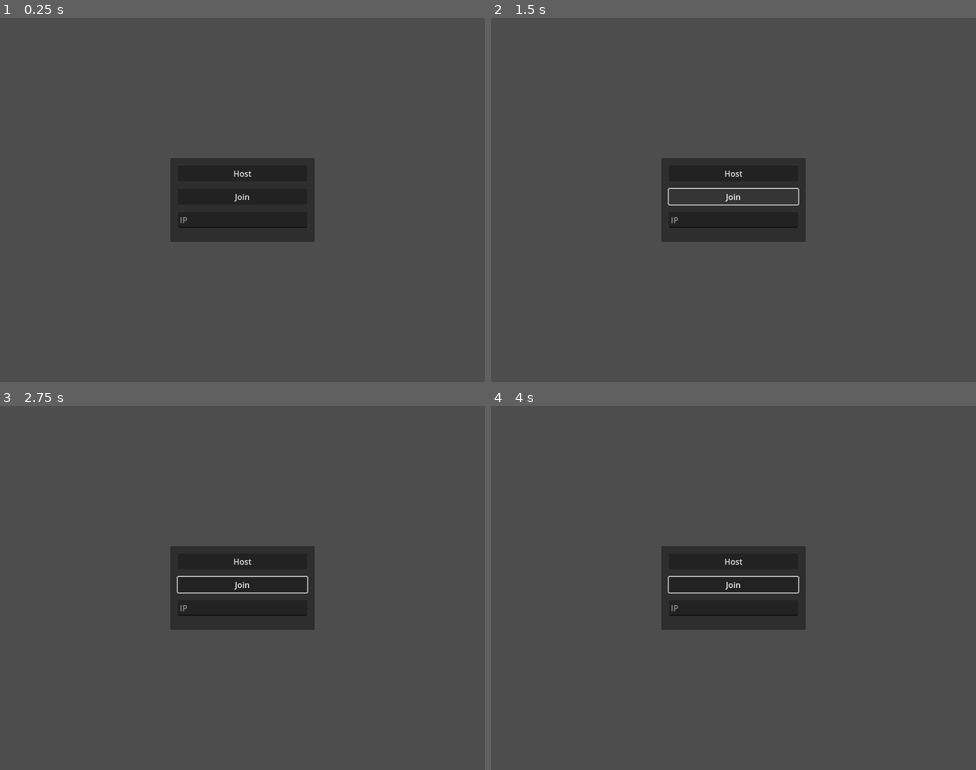
Above: before the commit, frames 1-4 (two rows, left to right).
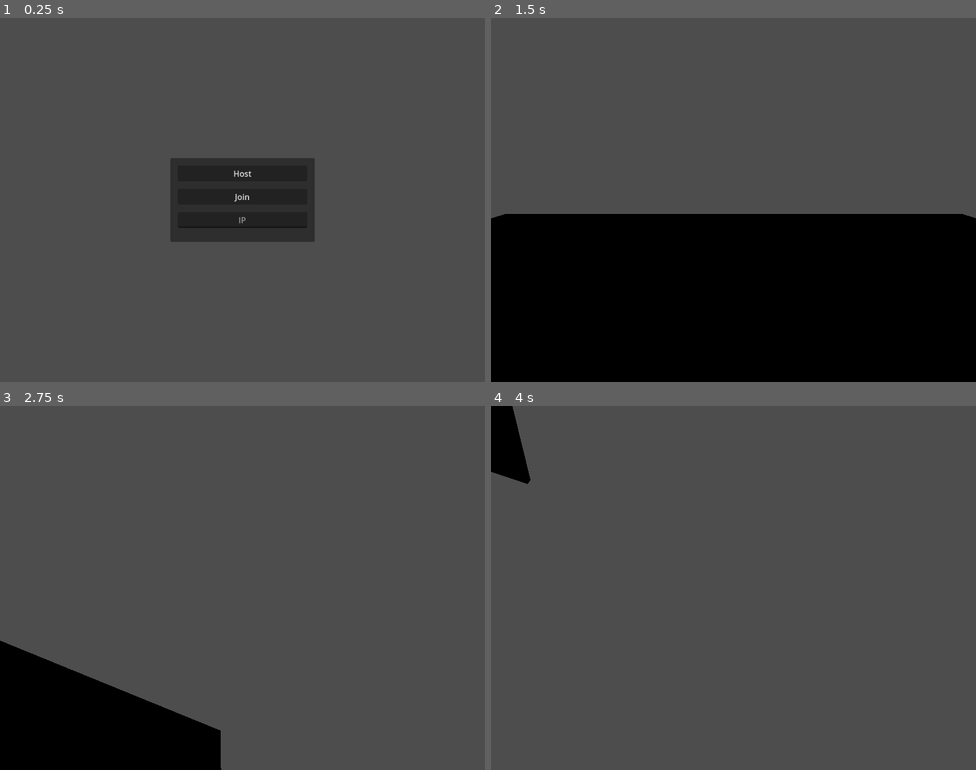
Above: after the commit, the same moments.

Repository: Leopc1977/NotCryOfFeaR
Game: Godot game, scene res://world/world.tscn
The game is run twice, just before and just after one commit, with the same random seed, the same clock (stepped at 60 frames per second) and the same inputs.
Inputs (mouse positions are in pixels of both pictures, inside the frame that each line leads up to):
- Up to frame 1 (0.25 s): no input
- Up to frame 2 (1.5 s): click "Host" at 0.5 s; click (733, 196) at 1.25 s, where only the run before the commit has a clickable "Join"
- Up to frame 3 (2.75 s): move the mouse to (349, 569) at 2.02 s; hold D (right, bound only after the commit) from 2.03 s (still down)
- Up to frame 4 (4 s): move the mouse to (636, 606) at 2.77 s; release D (right, bound only after the commit) at 2.78 s; hold S (down, bound only after the commit) 2.78-3.53 s; move the mouse to (782, 507) at 3.52 s; hold D (right, bound only after the commit) from 3.53 s (still down)

The runs differ from the first frame. In frame 1, less than 0.1% of the frame differs, in the area x 37-51%, y 54-57%; in frame 2, 49%, in the area x 0-100%, y 38-100%; in frame 3, 17%; in frame 4, 8.0%.

Commit message:
[FEAT]: Added basic multiplayer (Move)

Diff:
--- a/project.godot
+++ b/project.godot
@@ -42,6 +42,31 @@
 "events": [Object(InputEventKey,"resource_local_to_scene":false,"resource_name":"","device":-1,"window_id":0,"alt_pressed":false,"shift_pressed":false,"ctrl_pressed":false,"meta_pressed":false,"pressed":false,"keycode":82,"physical_keycode":0,"key_label":0,"unicode":114,"echo":false,"script":null)
 ]
 }
+quit={
+"deadzone": 0.5,
+"events": [Object(InputEventKey,"resource_local_to_scene":false,"resource_name":"","device":0,"window_id":0,"alt_pressed":false,"shift_pressed":false,"ctrl_pressed":false,"meta_pressed":false,"pressed":false,"keycode":0,"physical_keycode":4194305,"key_label":0,"unicode":0,"echo":false,"script":null)
+]
+}
+up={
+"deadzone": 0.5,
+"events": [Object(InputEventKey,"resource_local_to_scene":false,"resource_name":"","device":-1,"window_id":0,"alt_pressed":false,"shift_pressed":false,"ctrl_pressed":false,"meta_pressed":false,"pressed":false,"keycode":0,"physical_keycode":87,"key_label":0,"unicode":122,"echo":false,"script":null)
+]
+}
+down={
+"deadzone": 0.5,
+"events": [Object(InputEventKey,"resource_local_to_scene":false,"resource_name":"","device":-1,"window_id":0,"alt_pressed":false,"shift_pressed":false,"ctrl_pressed":false,"meta_pressed":false,"pressed":false,"keycode":0,"physical_keycode":83,"key_label":0,"unicode":115,"echo":false,"script":null)
+]
+}
+left={
+"deadzone": 0.5,
+"events": [Object(InputEventKey,"resource_local_to_scene":false,"resource_name":"","device":-1,"window_id":0,"alt_pressed":false,"shift_pressed":false,"ctrl_pressed":false,"meta_pressed":false,"pressed":false,"keycode":0,"physical_keycode":65,"key_label":0,"unicode":113,"echo":false,"script":null)
+]
+}
+right={
+"deadzone": 0.5,
+"events": [Object(InputEventKey,"resource_local_to_scene":false,"resource_name":"","device":-1,"window_id":0,"alt_pressed":false,"shift_pressed":false,"ctrl_pressed":false,"meta_pressed":false,"pressed":false,"keycode":0,"physical_keycode":68,"key_label":0,"unicode":100,"echo":false,"script":null)
+]
+}
 
 [rendering]
 
--- a/world/NetworkControl.gd
+++ /dev/null
@@ -1,11 +0,0 @@
-extends Control
-
-
-# Called when the node enters the scene tree for the first time.
-func _ready():
-	pass # Replace with function body.
-
-
-# Called every frame. 'delta' is the elapsed time since the previous frame.
-func _process(delta):
-	pass
--- /dev/null
+++ b/world/Player.gd
@@ -0,0 +1,51 @@
+extends CharacterBody3D
+
+@onready var camera = $Camera3D
+
+const SPEED = 10.0
+const JUMP_VELOCITY = 10.0
+
+# Get the gravity from the project settings to be synced with RigidBody nodes.
+var gravity = 20.0
+
+func _enter_tree():
+	pass
+	set_multiplayer_authority(str(name).to_int())
+
+func _ready():
+	if not is_multiplayer_authority(): return
+
+	Input.mouse_mode = Input.MOUSE_MODE_CAPTURED
+	camera.current = true
+
+func _unhandled_input(event):
+	if not is_multiplayer_authority(): return
+
+	if event is InputEventMouseMotion:
+		rotate_y(-event.relative.x * .005)
+		camera.rotate_x(-event.relative.y * .005)
+		camera.rotation.x = clamp(camera.rotation.x, -PI/2, PI/2)
+
+func _physics_process(delta):
+	if not is_multiplayer_authority(): return
+
+	# Add the gravity.
+	if not is_on_floor():
+		velocity.y -= gravity * delta
+
+	# Handle Jump.
+	if Input.is_action_just_pressed("ui_accept") and is_on_floor():
+		velocity.y = JUMP_VELOCITY
+
+	# Get the input direction and handle the movement/deceleration.
+	# As good practice, you should replace UI actions with custom gameplay actions.
+	var input_dir = Input.get_vector("left", "right", "up", "down")
+	var direction = (transform.basis * Vector3(input_dir.x, 0, input_dir.y)).normalized()
+	if direction:
+		velocity.x = direction.x * SPEED
+		velocity.z = direction.z * SPEED
+	else:
+		velocity.x = move_toward(velocity.x, 0, SPEED)
+		velocity.z = move_toward(velocity.z, 0, SPEED)
+
+	move_and_slide()
--- /dev/null
+++ b/world/Player.tscn
@@ -0,0 +1,36 @@
+[gd_scene load_steps=5 format=3 uid="uid://bu6v00e617s8n"]
+
+[ext_resource type="Script" path="res://world/Player.gd" id="1_fi3x8"]
+
+[sub_resource type="CapsuleMesh" id="CapsuleMesh_qkdow"]
+
+[sub_resource type="CapsuleShape3D" id="CapsuleShape3D_atrh7"]
+
+[sub_resource type="SceneReplicationConfig" id="SceneReplicationConfig_snxvp"]
+properties/0/path = NodePath(".:position")
+properties/0/spawn = true
+properties/0/sync = true
+properties/1/path = NodePath(".:rotation")
+properties/1/spawn = true
+properties/1/sync = true
+properties/2/path = NodePath("Camera3D:rotation")
+properties/2/spawn = true
+properties/2/sync = true
+
+[node name="Player" type="CharacterBody3D"]
+collision_layer = 2
+script = ExtResource("1_fi3x8")
+
+[node name="MeshInstance3D" type="MeshInstance3D" parent="."]
+transform = Transform3D(1, 0, 0, 0, 1, 0, 0, 0, 1, 0, 1, 0)
+mesh = SubResource("CapsuleMesh_qkdow")
+
+[node name="CollisionShape3D" type="CollisionShape3D" parent="."]
+transform = Transform3D(1, 0, 0, 0, 1, 0, 0, 0, 1, 0, 1, 0)
+shape = SubResource("CapsuleShape3D_atrh7")
+
+[node name="Camera3D" type="Camera3D" parent="."]
+transform = Transform3D(1, 0, 0, 0, 1, 0, 0, 0, 1, 0, 1.5, 0)
+
+[node name="MultiplayerSynchronizer" type="MultiplayerSynchronizer" parent="."]
+replication_config = SubResource("SceneReplicationConfig_snxvp")
--- /dev/null
+++ b/world/world.gd
@@ -0,0 +1,38 @@
+extends Node
+
+@onready var main_menu = $CanvasLayer/Menu_connect
+@onready var address_entry = $CanvasLayer/Menu_connect/MarginContainer/VBoxContainer/IP
+
+
+const Player = preload("res://world/Player.tscn")
+const PORT = 9999
+var enet_peer = ENetMultiplayerPeer.new()
+
+func _unhandled_input(event):
+	if Input.is_action_just_pressed("quit"):
+		get_tree().quit()
+
+func _on_host_pressed():
+	main_menu.hide()
+
+	enet_peer.create_server(PORT)
+	multiplayer.multiplayer_peer = enet_peer
+	multiplayer.peer_connected.connect(add_player)
+
+	add_player(multiplayer.get_unique_id())
+
+func _on_join_pressed():
+	main_menu.hide()
+
+	enet_peer.create_client(address_entry.text, PORT)
+	multiplayer.multiplayer_peer = enet_peer
+
+func add_player(peer_id):
+	var player = Player.instantiate()
+	player.name = str(peer_id)
+	add_child(player)
+
+func remove_player(peer_id):
+	var player = get_node_or_null(str(peer_id))
+	if player:
+		player.queue_free()
--- a/world/world.tscn
+++ b/world/world.tscn
@@ -1,10 +1,23 @@
-[gd_scene format=3 uid="uid://c1xno4bm2dlyj"]
+[gd_scene load_steps=5 format=3 uid="uid://c1xno4bm2dlyj"]
+
+[ext_resource type="Script" path="res://world/world.gd" id="1_5svwr"]
+
+[sub_resource type="StandardMaterial3D" id="StandardMaterial3D_pw5d0"]
+albedo_color = Color(1, 0.337255, 1, 1)
+
+[sub_resource type="BoxMesh" id="BoxMesh_7i3jt"]
+material = SubResource("StandardMaterial3D_pw5d0")
+size = Vector3(10, 0.5, 10)
+
+[sub_resource type="BoxShape3D" id="BoxShape3D_agug3"]
+size = Vector3(10, 0.5, 10)
 
 [node name="World" type="Node3D"]
+script = ExtResource("1_5svwr")
 
 [node name="CanvasLayer" type="CanvasLayer" parent="."]
 
-[node name="PanelContainer" type="PanelContainer" parent="CanvasLayer"]
+[node name="Menu_connect" type="PanelContainer" parent="CanvasLayer"]
 anchors_preset = 8
 anchor_left = 0.5
 anchor_top = 0.5
@@ -19,25 +32,41 @@
 size_flags_horizontal = 4
 size_flags_vertical = 4
 
-[node name="MarginContainer" type="MarginContainer" parent="CanvasLayer/PanelContainer"]
+[node name="MarginContainer" type="MarginContainer" parent="CanvasLayer/Menu_connect"]
 layout_mode = 2
 theme_override_constants/margin_left = 15
 theme_override_constants/margin_top = 15
 theme_override_constants/margin_right = 15
 theme_override_constants/margin_bottom = 15
 
-[node name="VBoxContainer" type="VBoxContainer" parent="CanvasLayer/PanelContainer/MarginContainer"]
+[node name="VBoxContainer" type="VBoxContainer" parent="CanvasLayer/Menu_connect/MarginContainer"]
 layout_mode = 2
 theme_override_constants/separation = 15
 
-[node name="Host" type="Button" parent="CanvasLayer/PanelContainer/MarginContainer/VBoxContainer"]
+[node name="Host" type="Button" parent="CanvasLayer/Menu_connect/MarginContainer/VBoxContainer"]
 layout_mode = 2
 text = "Host"
 
-[node name="Join" type="Button" parent="CanvasLayer/PanelContainer/MarginContainer/VBoxContainer"]
+[node name="Join" type="Button" parent="CanvasLayer/Menu_connect/MarginContainer/VBoxContainer"]
 layout_mode = 2
 text = "Join"
 
-[node name="IP" type="LineEdit" parent="CanvasLayer/PanelContainer/MarginContainer/VBoxContainer"]
+[node name="IP" type="LineEdit" parent="CanvasLayer/Menu_connect/MarginContainer/VBoxContainer"]
 layout_mode = 2
 placeholder_text = "IP"
+alignment = 1
+
+[node name="Ground" type="StaticBody3D" parent="."]
+
+[node name="MeshInstance3D" type="MeshInstance3D" parent="Ground"]
+mesh = SubResource("BoxMesh_7i3jt")
+
+[node name="CollisionShape3D" type="CollisionShape3D" parent="Ground"]
+shape = SubResource("BoxShape3D_agug3")
+
+[node name="MultiplayerSpawner" type="MultiplayerSpawner" parent="."]
+_spawnable_scenes = PackedStringArray("res://world/Player.tscn")
+spawn_path = NodePath("..")
+
+[connection signal="pressed" from="CanvasLayer/Menu_connect/MarginContainer/VBoxContainer/Host" to="." method="_on_host_pressed"]
+[connection signal="pressed" from="CanvasLayer/Menu_connect/MarginContainer/VBoxContainer/Join" to="." method="_on_join_pressed"]
